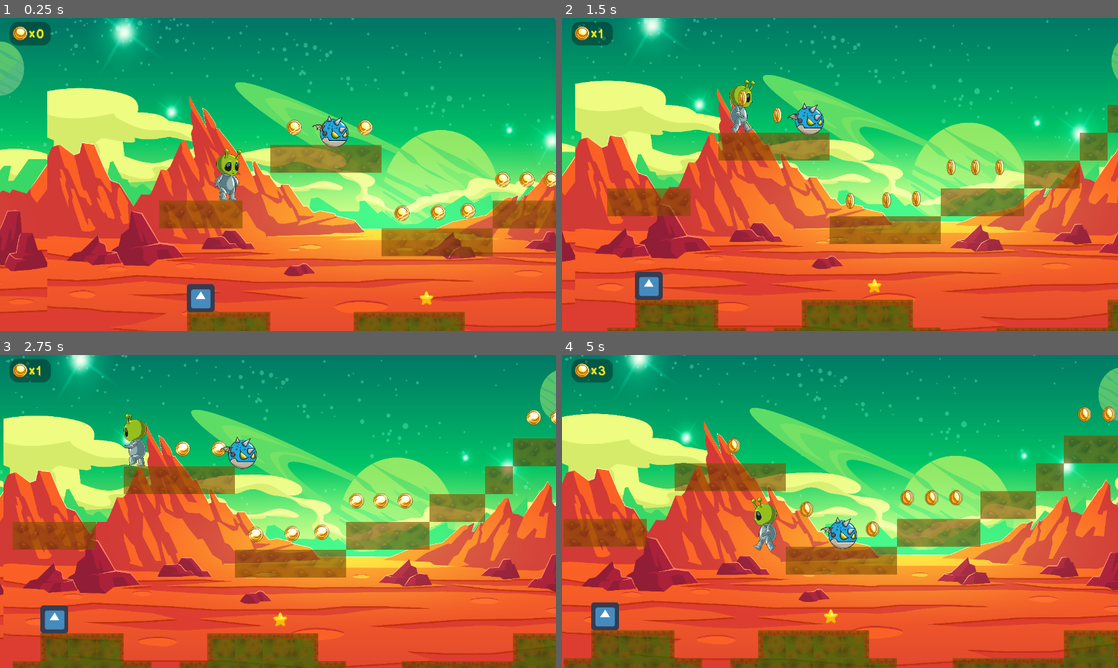
Above: before the commit, frames 1-4 (two rows, left to right).
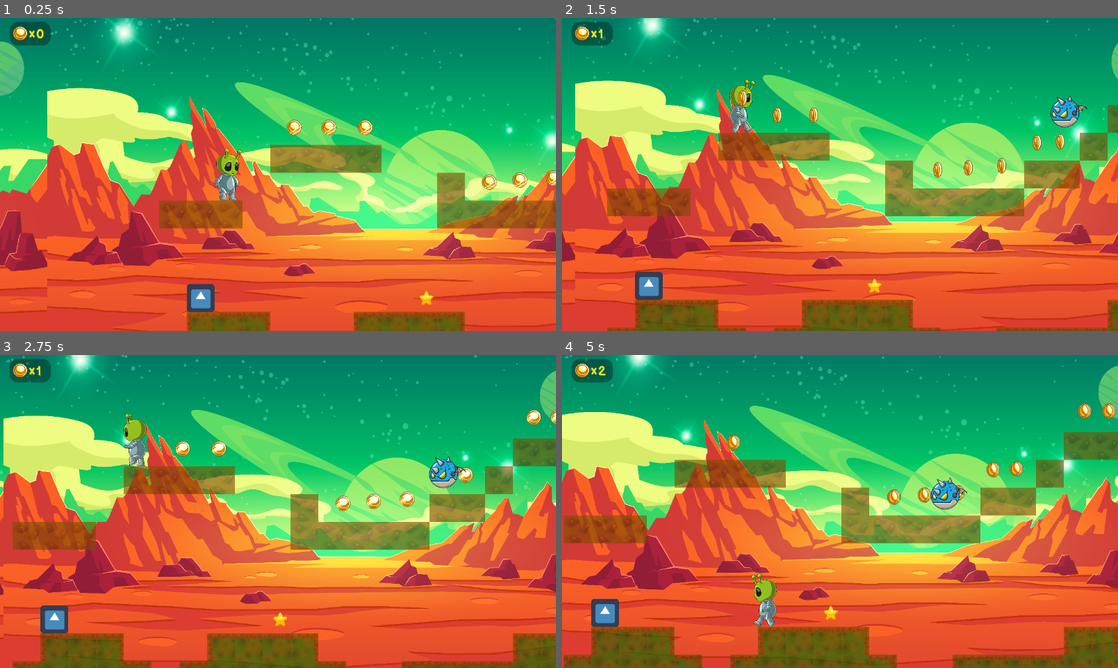
Above: after the commit, the same moments.

Repository: MariiaS3/XingXing
Game: Godot game, scene res://World.tscn
Two runs of this game, one before a commit and one after it. Both use one fixed random seed, a clock stepped at 60 frames per second and the inputs below. The engine's default icon, where the game draws it, is replaced by a stand-in: a white triangle on a blue panel in a dark square.
Inputs:
- Up to frame 1 (0.25 s): no input
- Up to frame 2 (1.5 s): hold Right (ui_right) from 0.53 s (still down); tap Up (ui_up) at 0.77 s
- Up to frame 3 (2.75 s): tap Up (ui_up) at 1.52 s; release Right (ui_right) at 2.03 s; hold Left (ui_left) from 2.03 s (still down)
- Up to frame 4 (5 s): release Left (ui_left) at 2.78 s; hold Right (ui_right) 2.78-4.28 s; tap Up (ui_up) at 3.02, 3.77, 4.52 s; hold Left (ui_left) from 4.28 s (still down)

The runs differ from the first frame. In frame 1, 4.1% of the frame differs, in the area x 56-100%, y 31-77%; in frame 2, 4.5%; in frame 3, 4.6%; in frame 4, 20%, in the area x 0-100%, y 0-100%.

Commit message:
enemy-poprawki

Diff:
--- a/XingXing/Enemy.gd
+++ b/XingXing/Enemy.gd
@@ -5,13 +5,16 @@
 
 func _ready():
 	if direction == 1:
-		$AnimatedSprite.flip_h = true;
+		$AnimatedSprite.flip_h = true
+
+	$RayCast2D.position.x = $CollisionShape2D.shape.get_extents().x * direction
 
 func _physics_process(delta):
 
 	if is_on_wall():
 		direction = direction * -1
 		$AnimatedSprite.flip_h = not $AnimatedSprite.flip_h
+		$RayCast2D.position.x = $CollisionShape2D.shape.get_extents().x * direction
 
 	velocity.y += 20
 	velocity.x = 50 * direction
--- a/XingXing/Enemy.tscn
+++ b/XingXing/Enemy.tscn
@@ -21,20 +21,28 @@
 "speed": 5.0
 } ]
 
-[sub_resource type="CapsuleShape2D" id=2]
-radius = 27.8462
-height = 0.216805
+[sub_resource type="RectangleShape2D" id=2]
+extents = Vector2( 31.7748, 32.725 )
 
 [node name="Enemy" type="KinematicBody2D"]
+light_mask = -2147483632
 collision_layer = 16
 script = ExtResource( 12 )
 
 [node name="AnimatedSprite" type="AnimatedSprite" parent="."]
+light_mask = -2147483632
 position = Vector2( 7.63784, 6.57915 )
 scale = Vector2( 0.196143, 0.195851 )
 frames = SubResource( 1 )
+frame = 1
 playing = true
 
 [node name="CollisionShape2D" type="CollisionShape2D" parent="."]
-position = Vector2( 0.986407, 10.0076 )
+light_mask = 16
+position = Vector2( 2.10886, 24.0384 )
 shape = SubResource( 2 )
+
+[node name="RayCast2D" type="RayCast2D" parent="."]
+position = Vector2( 0.280609, 0.841843 )
+cast_to = Vector2( 0, 60 )
+collision_mask = 16
--- a/XingXing/World.tscn
+++ b/XingXing/World.tscn
@@ -49,22 +49,19 @@
 position = Vector2( -4.48985, 7.85723 )
 
 [node name="coin" parent="coins" instance=ExtResource( 40 )]
-position = Vector2( 564.49, 277.444 )
+position = Vector2( 912.928, 196.578 )
 
 [node name="coin2" parent="coins" instance=ExtResource( 40 )]
-position = Vector2( 648, 275.444 )
-
-[node name="coin3" parent="coins" instance=ExtResource( 40 )]
-position = Vector2( 716.49, 272.143 )
+position = Vector2( 1047.57, 141.064 )
 
 [node name="coin4" parent="coins" instance=ExtResource( 40 )]
-position = Vector2( 796.49, 200.143 )
+position = Vector2( 765.571, 206.089 )
 
 [node name="coin5" parent="coins" instance=ExtResource( 40 )]
-position = Vector2( 852.49, 200.143 )
+position = Vector2( 835.841, 201.332 )
 
 [node name="coin6" parent="coins" instance=ExtResource( 40 )]
-position = Vector2( 908.49, 200.143 )
+position = Vector2( 994.113, 143.061 )
 
 [node name="coin13" parent="coins" instance=ExtResource( 40 )]
 position = Vector2( 1484.49, 288.143 )
@@ -112,7 +109,7 @@
 player_spawn_location = Vector2( 168, 192 )
 
 [node name="TileMap" parent="." instance=ExtResource( 2 )]
-tile_data = PoolIntArray( 65554, 0, 0, 65555, 0, 0, 65556, 0, 0, 131076, 0, 0, 131077, 0, 0, 131078, 0, 0, 131079, 0, 0, 131089, 0, 0, 262141, 7, 0, 196623, 0, 0, 196624, 0, 0, 262144, 0, 0, 262145, 0, 0, 262146, 0, 0, 262156, 0, 0, 262157, 0, 0, 262158, 0, 0, 262169, 0, 0, 262170, 0, 0, 327688, 0, 0, 327689, 0, 0, 327690, 0, 0, 327691, 0, 0, 327702, 0, 0, 327703, 0, 0, 3277 …(94 unchanged characters)…
+tile_data = PoolIntArray( 65554, 0, 0, 65555, 0, 0, 65556, 0, 0, 131076, 0, 0, 131077, 0, 0, 131078, 0, 0, 131079, 0, 0, 131089, 0, 0, 262141, 7, 0, 196618, 0, 0, 196623, 0, 0, 196624, 0, 0, 262144, 0, 0, 262145, 0, 0, 262146, 0, 0, 262154, 0, 0, 262155, 0, 0, 262156, 0, 0, 262157, 0, 0, 262158, 0, 0, 262169, 0, 0, 262170, 0, 0, 327702, 0, 0, 327703, 0, 0, 3277 …(94 unchanged characters)…
 
 [node name="Floor" parent="." instance=ExtResource( 3 )]
 tile_data = PoolIntArray( 524289, 1, 0, 524290, 2, 0, 524291, 4, 0, 524295, 1, 0, 524296, 2, 0, 524297, 2, 0, 524298, 4 …(411 unchanged characters)…
@@ -121,11 +118,10 @@
 position = Vector2( 616, 480 )
 
 [node name="Enemy" parent="." instance=ExtResource( 7 )]
-position = Vector2( 377.708, 63.7921 )
+position = Vector2( 1109.07, 68.5489 )
 direction = 1
 [connection signal="coin_collected" from="coins/coin" to="HUD" method="_on_coin_collected"]
 [connection signal="coin_collected" from="coins/coin2" to="HUD" method="_on_coin_collected"]
-[connection signal="coin_collected" from="coins/coin3" to="HUD" method="_on_coin_collected"]
 [connection signal="coin_collected" from="coins/coin4" to="HUD" method="_on_coin_collected"]
 [connection signal="coin_collected" from="coins/coin5" to="HUD" method="_on_coin_collected"]
 [connection signal="coin_collected" from="coins/coin6" to="HUD" method="_on_coin_collected"]
--- a/XingXing/save-file.cfg
+++ b/XingXing/save-file.cfg
@@ -1,3 +1,3 @@
 [Values]
 
-ValueOne=6
+ValueOne=0
Not shown, changed: XingXing/dodatki/png/box/01_Easy-Resize.com(1).jpg.import
Not shown, changed: XingXing/dodatki/png/box/12_Easy-Resize.com.jpg.import
Not shown, changed: XingXing/dodatki/png/box/13_Easy-Resize.com.jpg.import
Not shown, changed: XingXing/dodatki/png/box/14_Easy-Resize.com.jpg.import
Not shown, changed: XingXing/dodatki/png/box/15_Easy-Resize.com.jpg.import
Not shown, changed: XingXing/dodatki/png/box/16_Easy-Resize.com.jpg.import
Not shown, changed: XingXing/dodatki/png/box/17_Easy-Resize.com.jpg.import
Not shown, changed: XingXing/dodatki/png/box/18_Easy-Resize.com.jpg.import
Not shown, changed: XingXing/dodatki/png/box/19_Easy-Resize.com.jpg.import
Not shown, changed: XingXing/dodatki/png/box/20_Easy-Resize.com.jpg.import
Not shown, changed: XingXing/dodatki/png/box/21_Easy-Resize.com.jpg.import
Not shown, changed: XingXing/dodatki/png/box/22_Easy-Resize.com.jpg.import
(and 51 more such lines)
